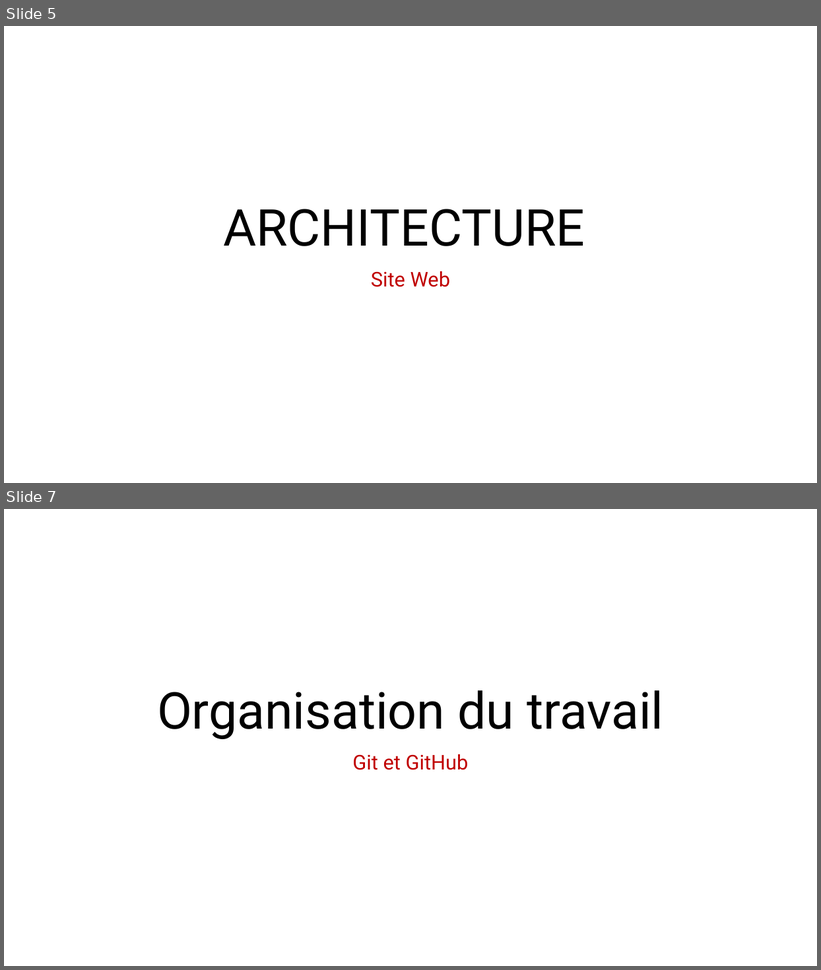
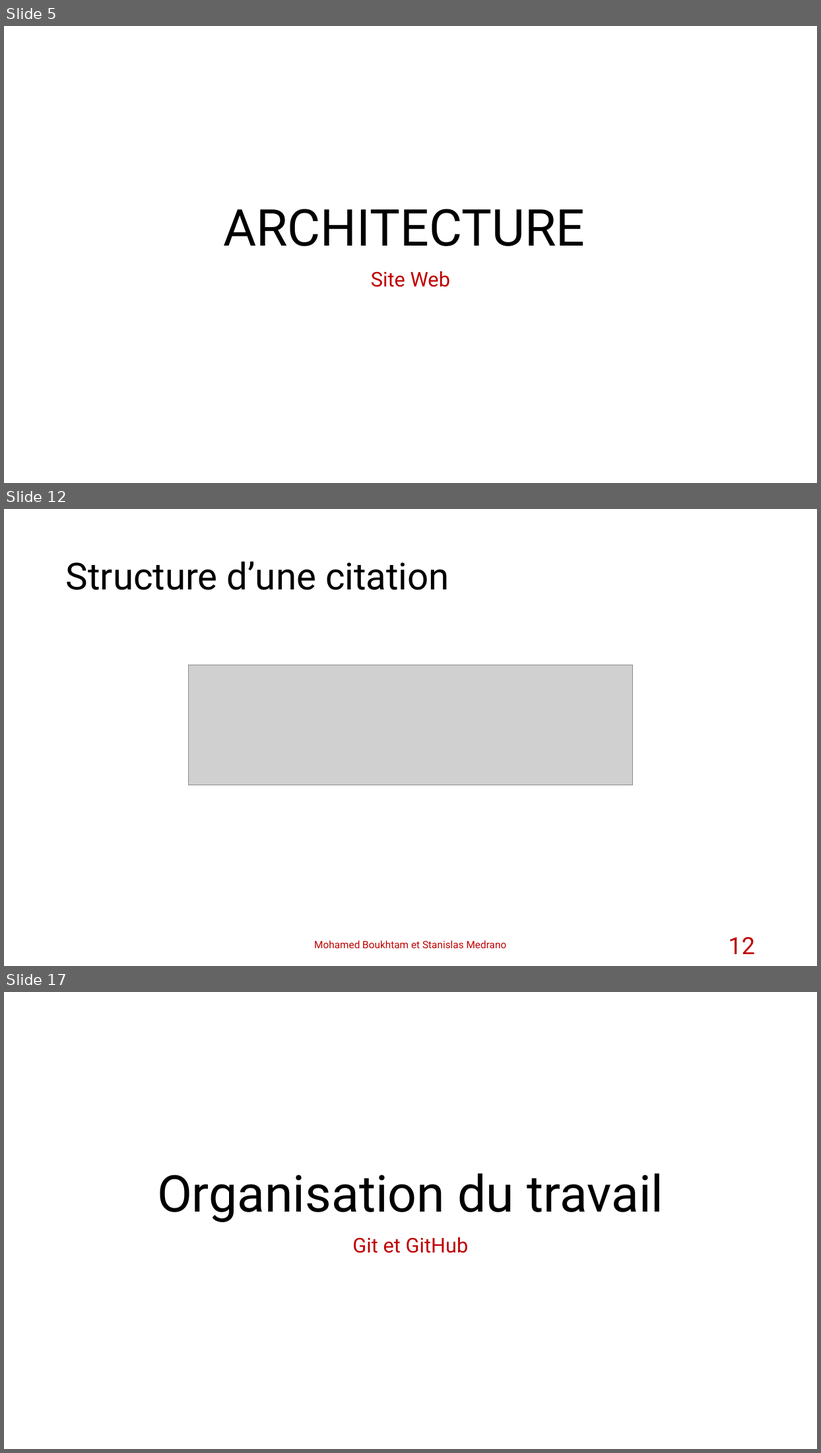
Before and after one commit to stanfrbd/stcodin, a slide deck: documents/Projet_Codin_StanislasMedrano_MohamedBoukhtam.pptx. Shown one above the other, each under a label of ours: slides 5 and 7 before the commit, slides 5, 12 and 17 after it; the slides between them are not shown. The pictures are 821x970 and 821x1453 pixels, drawn with LibreOffice and Linux fonts; fonts in the diff are those of the drawing; grey boxes stand for pictures; background and template pictures are left out. Boxes give left, top, right and bottom in pixels: in the first picture for what was removed or moved away, otherwise in the second. Text is boxed around its words. In the diff, an @@ line names an element or a change of style, - is before the commit and + after.

```diff
--- a/documents/Projet_Codin_StanislasMedrano_MohamedBoukhtam.pptx
+++ b/documents/Projet_Codin_StanislasMedrano_MohamedBoukhtam.pptx
@@ slide 12 added at [4, 509, 817, 966], background #FFFFFF @@
@@ title added at [66, 561, 450, 590], 44 pt, text #000000 @@
+Structure d’une citation
@@ picture added at [188, 665, 632, 786] @@
@@ text added at [314, 941, 507, 949], 12 pt, text #C00000 @@
+Mohamed Boukhtam et Stanislas Medrano
@@ page number added at [729, 937, 755, 955], 28 pt, text #C00000 @@
+12
@@ what was slide 7 is now slide 17 @@
```
Also in this commit, not shown: 3 slides changed, 12 other slides added, 4 other files.
